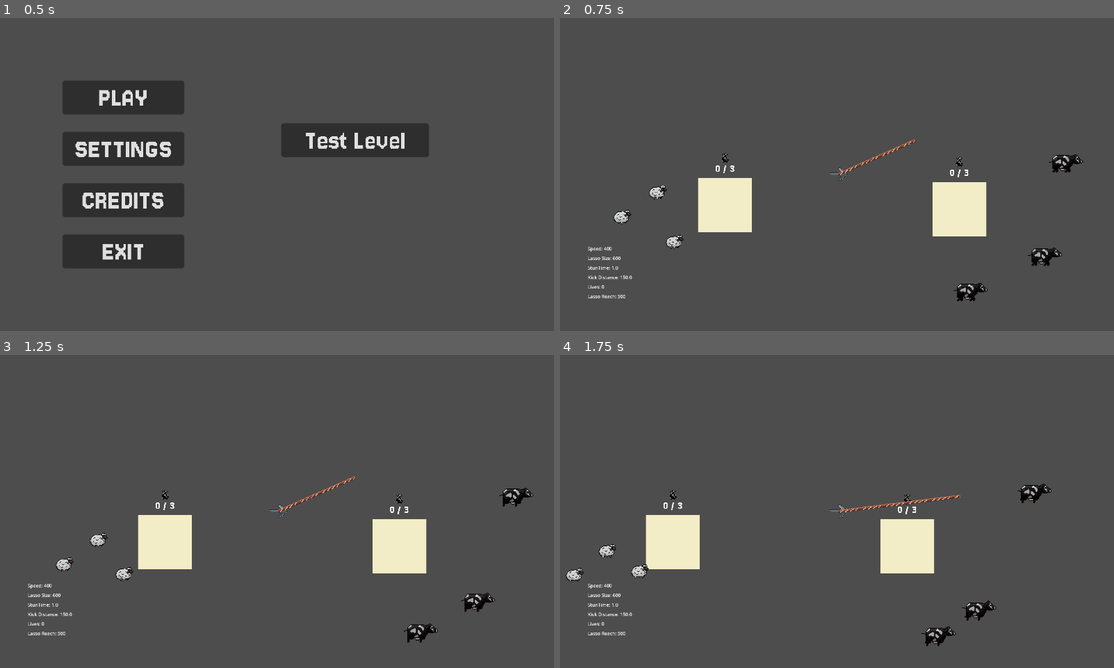
Above: before the commit, frames 1-4 (two rows, left to right).
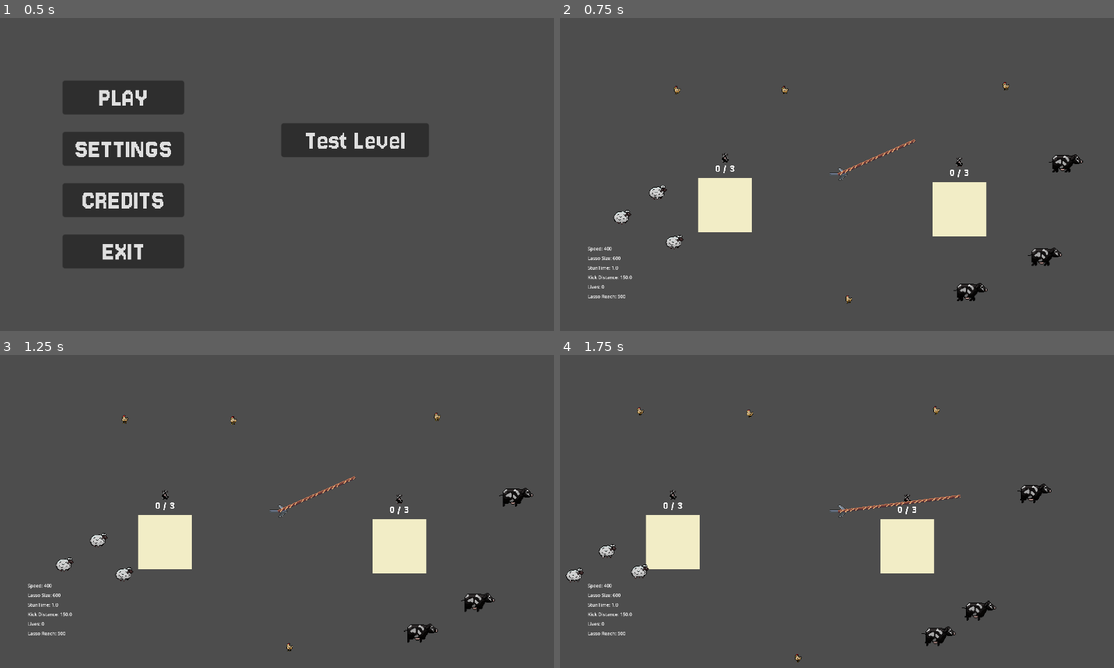
Above: after the commit, the same moments.

Repository: kinghos/GMTK-Game-Jam-2025
Game: Godot game, scene res://scenes/ui/title_screen.tscn
The game is run twice, just before and just after one commit, with the same random seed, the same clock (stepped at 60 frames per second) and the same inputs.
Inputs (mouse positions are in pixels of both pictures, inside the frame that each line leads up to):
- Up to frame 1 (0.5 s): no input
- Up to frame 2 (0.75 s): click "Test Level" at 0.5 s
- Up to frame 3 (1.25 s): no input
- Up to frame 4 (1.75 s): move the mouse to (958, 495) at 1.27 s; hold Right (Right) from 1.28 s (still down); hold Space (Kick) from 1.28 s (still down); click (958, 495) at 1.42 s

Frame 1 is identical in both runs. In frame 2, less than 0.1% of the frame differs, in the area x 20-82%, y 20-92%; in frame 3, less than 0.1%; in frame 4, less than 0.1%, in the area x 13-69%, y 16-99%.

Commit message:
added chicken

Diff:
--- /dev/null
+++ b/scenes/animals/chicken.tscn
@@ -0,0 +1,232 @@
+[gd_scene load_steps=24 format=3 uid="uid://c61xmmh1de58g"]
+
+[ext_resource type="PackedScene" uid="uid://c730r02j0a3ic" path="res://scenes/animals/animal.tscn" id="1_hmq33"]
+[ext_resource type="Texture2D" uid="uid://dkcp8mu4hpkrf" path="res://assets/graphics/sprites/chicken.png" id="2_e2rpr"]
+[ext_resource type="Texture2D" uid="uid://dg5irpu268sb7" path="res://assets/graphics/misc/menu_arrow_hovering.png" id="3_u21h3"]
+
+[sub_resource type="AtlasTexture" id="AtlasTexture_u21h3"]
+atlas = ExtResource("2_e2rpr")
+region = Rect2(16, 0, 16, 32)
+
+[sub_resource type="AtlasTexture" id="AtlasTexture_e2rpr"]
+atlas = ExtResource("2_e2rpr")
+region = Rect2(304, 0, 16, 32)
+
+[sub_resource type="AtlasTexture" id="AtlasTexture_nfg7i"]
+atlas = ExtResource("2_e2rpr")
+region = Rect2(336, 0, 16, 32)
+
+[sub_resource type="AtlasTexture" id="AtlasTexture_nn4nu"]
+atlas = ExtResource("2_e2rpr")
+region = Rect2(368, 0, 16, 32)
+
+[sub_resource type="AtlasTexture" id="AtlasTexture_ufkfd"]
+atlas = ExtResource("2_e2rpr")
+region = Rect2(400, 0, 16, 32)
+
+[sub_resource type="AtlasTexture" id="AtlasTexture_wthsh"]
+atlas = ExtResource("2_e2rpr")
+region = Rect2(48, 0, 16, 32)
+
+[sub_resource type="AtlasTexture" id="AtlasTexture_fdvt3"]
+atlas = ExtResource("2_e2rpr")
+region = Rect2(80, 0, 16, 32)
+
+[sub_resource type="AtlasTexture" id="AtlasTexture_uyh8i"]
+atlas = ExtResource("2_e2rpr")
+region = Rect2(112, 0, 16, 32)
+
+[sub_resource type="AtlasTexture" id="AtlasTexture_ysyug"]
+atlas = ExtResource("2_e2rpr")
+region = Rect2(144, 0, 16, 32)
+
+[sub_resource type="AtlasTexture" id="AtlasTexture_oagdg"]
+atlas = ExtResource("2_e2rpr")
+region = Rect2(176, 0, 16, 32)
+
+[sub_resource type="AtlasTexture" id="AtlasTexture_i6047"]
+atlas = ExtResource("2_e2rpr")
+region = Rect2(208, 0, 16, 32)
+
+[sub_resource type="AtlasTexture" id="AtlasTexture_avbdx"]
+atlas = ExtResource("2_e2rpr")
+region = Rect2(240, 0, 16, 32)
+
+[sub_resource type="AtlasTexture" id="AtlasTexture_eglxy"]
+atlas = ExtResource("2_e2rpr")
+region = Rect2(272, 0, 16, 32)
+
+[sub_resource type="SpriteFrames" id="SpriteFrames_nfg7i"]
+animations = [{
+"frames": [{
+"duration": 1.0,
+"texture": SubResource("AtlasTexture_u21h3")
+}],
+"loop": true,
+"name": &"idle",
+"speed": 5.0
+}, {
+"frames": [{
+"duration": 1.0,
+"texture": SubResource("AtlasTexture_e2rpr")
+}, {
+"duration": 1.0,
+"texture": SubResource("AtlasTexture_nfg7i")
+}, {
+"duration": 1.0,
+"texture": SubResource("AtlasTexture_nn4nu")
+}, {
+"duration": 1.0,
+"texture": SubResource("AtlasTexture_ufkfd")
+}],
+"loop": true,
+"name": &"stun",
+"speed": 9.0
+}, {
+"frames": [{
+"duration": 1.0,
+"texture": SubResource("AtlasTexture_wthsh")
+}, {
+"duration": 1.0,
+"texture": SubResource("AtlasTexture_fdvt3")
+}, {
+"duration": 1.0,
+"texture": SubResource("AtlasTexture_uyh8i")
+}, {
+"duration": 1.0,
+"texture": SubResource("AtlasTexture_ysyug")
+}, {
+"duration": 1.0,
+"texture": SubResource("AtlasTexture_oagdg")
+}, {
+"duration": 1.0,
+"texture": SubResource("AtlasTexture_i6047")
+}, {
+"duration": 1.0,
+"texture": SubResource("AtlasTexture_avbdx")
+}, {
+"duration": 1.0,
+"texture": SubResource("AtlasTexture_eglxy")
+}],
+"loop": true,
+"name": &"walk",
+"speed": 9.0
+}]
+
+[sub_resource type="CircleShape2D" id="CircleShape2D_e2rpr"]
+radius = 8.0
+
+[sub_resource type="CircleShape2D" id="CircleShape2D_u21h3"]
+radius = 23.51
+
+[sub_resource type="Animation" id="Animation_u21h3"]
+resource_name = "RESET"
+tracks/0/type = "value"
+tracks/0/imported = false
+tracks/0/enabled = true
+tracks/0/path = NodePath("AnimatedSprite2D:position")
+tracks/0/interp = 1
+tracks/0/loop_wrap = true
+tracks/0/keys = {
+"times": PackedFloat32Array(0),
+"transitions": PackedFloat32Array(1),
+"update": 0,
+"values": [Vector2(0, 0)]
+}
+tracks/1/type = "value"
+tracks/1/imported = false
+tracks/1/enabled = true
+tracks/1/path = NodePath("AnimatedSprite2D:rotation")
+tracks/1/interp = 1
+tracks/1/loop_wrap = true
+tracks/1/keys = {
+"times": PackedFloat32Array(0),
+"transitions": PackedFloat32Array(1),
+"update": 0,
+"values": [0.0]
+}
+
+[sub_resource type="Animation" id="Animation_wthsh"]
+resource_name = "kick"
+tracks/0/type = "value"
+tracks/0/imported = false
+tracks/0/enabled = true
+tracks/0/path = NodePath("AnimatedSprite2D:position")
+tracks/0/interp = 2
+tracks/0/loop_wrap = false
+tracks/0/keys = {
+"times": PackedFloat32Array(0, 0.25, 0.5),
+"transitions": PackedFloat32Array(1, 2.21914, 2702.37),
+"update": 0,
+"values": [Vector2(0, 0), Vector2(0, -45), Vector2(0, 0)]
+}
+tracks/1/type = "value"
+tracks/1/imported = false
+tracks/1/enabled = true
+tracks/1/path = NodePath("AnimatedSprite2D:rotation")
+tracks/1/interp = 1
+tracks/1/loop_wrap = true
+tracks/1/keys = {
+"times": PackedFloat32Array(0, 0.5),
+"transitions": PackedFloat32Array(1, 1),
+"update": 0,
+"values": [0.0, 6.28319]
+}
+
+[sub_resource type="Animation" id="Animation_fdvt3"]
+resource_name = "stun"
+tracks/0/type = "value"
+tracks/0/imported = false
+tracks/0/enabled = true
+tracks/0/path = NodePath("AnimatedSprite2D:position")
+tracks/0/interp = 2
+tracks/0/loop_wrap = true
+tracks/0/keys = {
+"times": PackedFloat32Array(0, 0.125, 0.25, 0.375),
+"transitions": PackedFloat32Array(1, 1, 1, 1),
+"update": 0,
+"values": [Vector2(0, 0), Vector2(-3, 0), Vector2(3, 0), Vector2(0, 0)]
+}
+tracks/1/type = "value"
+tracks/1/imported = false
+tracks/1/enabled = true
+tracks/1/path = NodePath("AnimatedSprite2D:rotation")
+tracks/1/interp = 2
+tracks/1/loop_wrap = true
+tracks/1/keys = {
+"times": PackedFloat32Array(0, 0.125, 0.25, 0.375),
+"transitions": PackedFloat32Array(1, 1, 1, 1),
+"update": 0,
+"values": [0.0, -0.523599, 0.523599, 0.0]
+}
+
+[sub_resource type="AnimationLibrary" id="AnimationLibrary_fdvt3"]
+_data = {
+&"RESET": SubResource("Animation_u21h3"),
+&"kicked": SubResource("Animation_wthsh"),
+&"stun": SubResource("Animation_fdvt3")
+}
+
+[node name="Chicken" instance=ExtResource("1_hmq33")]
+scale = Vector2(1.5, 1.5)
+
+[node name="AnimatedSprite2D" parent="." index="0"]
+sprite_frames = SubResource("SpriteFrames_nfg7i")
+animation = &"stun"
+autoplay = "walk"
+frame_progress = 0.557186
+
+[node name="CollisionShape2D" parent="." index="1"]
+position = Vector2(0, -1)
+shape = SubResource("CircleShape2D_e2rpr")
+
+[node name="CollisionShape2D" parent="KickRange" index="0"]
+shape = SubResource("CircleShape2D_u21h3")
+
+[node name="AnimationPlayer" parent="." index="3"]
+libraries = {
+&"": SubResource("AnimationLibrary_fdvt3")
+}
+
+[node name="OffscreenPointer" parent="." index="6"]
+texture = ExtResource("3_u21h3")
--- a/scenes/levels/base_level.tscn
+++ b/scenes/levels/base_level.tscn
@@ -4,8 +4,8 @@
 [ext_resource type="Texture2D" uid="uid://d2brulbka1pa" path="res://assets/graphics/sprites/tileset.png" id="2_3rriw"]
 [ext_resource type="PackedScene" uid="uid://byg6xjjjpdp1o" path="res://scenes/ui/game_ui.tscn" id="3_fal5o"]
 [ext_resource type="PackedScene" uid="uid://bf3xuac4xxpsw" path="res://scenes/camera_bound.tscn" id="3_h4ce7"]
-[ext_resource type="PackedScene" path="res://scenes/ui/pause_menu.tscn" id="4_b0lsh"]
-[ext_resource type="PackedScene" uid="uid://t3b5gcmdq0w2" path="res://scenes/Player.tscn" id="5_3rj88"]
+[ext_resource type="PackedScene" uid="uid://c2d3oaak7o717" path="res://scenes/ui/pause_menu.tscn" id="4_b0lsh"]
+[ext_resource type="PackedScene" uid="uid://t3b5gcmdq0w2" path="res://scenes/player.tscn" id="5_3rj88"]
 [ext_resource type="PackedScene" uid="uid://k3vx7abiijuu" path="res://scenes/lasso.tscn" id="6_klwti"]
 
 [sub_resource type="TileSetAtlasSource" id="TileSetAtlasSource_h4ce7"]
@@ -119,4 +119,6 @@
 
 [node name="Sheep" type="Node" parent="Animals"]
 
-[node name="Cow" type="Node" parent="Animals"]
+[node name="Cows" type="Node" parent="Animals"]
+
+[node name="Chickens" type="Node" parent="Animals"]
--- a/scenes/levels/level_1.tscn
+++ b/scenes/levels/level_1.tscn
@@ -30,7 +30,6 @@
 [node name="Pen" parent="Pens" index="0" instance=ExtResource("2_nsrm0")]
 position = Vector2(988, 545)
 max_animals = 6
-animal_type = ""
 
 [node name="Button" type="Button" parent="." index="7"]
 offset_left = 378.0
--- a/scenes/levels/test_level.tscn
+++ b/scenes/levels/test_level.tscn
@@ -1,9 +1,10 @@
-[gd_scene load_steps=5 format=3 uid="uid://c8i5q6kc37s2"]
+[gd_scene load_steps=6 format=3 uid="uid://c8i5q6kc37s2"]
 
 [ext_resource type="PackedScene" uid="uid://dow5jdyygni3s" path="res://scenes/levels/base_level.tscn" id="1_jbqir"]
 [ext_resource type="PackedScene" uid="uid://di53xit540gqa" path="res://scenes/pen.tscn" id="2_fr1um"]
 [ext_resource type="PackedScene" uid="uid://cqbyf3duimude" path="res://scenes/animals/sheep.tscn" id="2_yautc"]
-[ext_resource type="PackedScene" uid="uid://cwj0jrdu6p7ug" path="res://scenes/animals/cow.tscn" id="4_v45ci"]
+[ext_resource type="PackedScene" uid="uid://bfmmdybm5lt0r" path="res://scenes/animals/cow.tscn" id="4_v45ci"]
+[ext_resource type="PackedScene" uid="uid://c61xmmh1de58g" path="res://scenes/animals/chicken.tscn" id="5_48ne7"]
 
 [node name="Level2" instance=ExtResource("1_jbqir")]
 
@@ -41,11 +42,23 @@
 [node name="Sheep3" parent="Animals/Sheep" index="2" instance=ExtResource("2_yautc")]
 position = Vector2(121, 574)
 
-[node name="Cow" parent="Animals/Cow" index="0" instance=ExtResource("4_v45ci")]
+[node name="Cow" parent="Animals/Cows" index="0" instance=ExtResource("4_v45ci")]
 position = Vector2(1644, 398)
 
-[node name="Cow2" parent="Animals/Cow" index="1" instance=ExtResource("4_v45ci")]
+[node name="Cow2" parent="Animals/Cows" index="1" instance=ExtResource("4_v45ci")]
 position = Vector2(1315, 833)
 
-[node name="Cow3" parent="Animals/Cow" index="2" instance=ExtResource("4_v45ci")]
+[node name="Cow3" parent="Animals/Cows" index="2" instance=ExtResource("4_v45ci")]
 position = Vector2(1591, 706)
+
+[node name="Chicken" parent="Animals/Chickens" index="0" instance=ExtResource("5_48ne7")]
+position = Vector2(675, 145)
+
+[node name="Chicken2" parent="Animals/Chickens" index="1" instance=ExtResource("5_48ne7")]
+position = Vector2(304, 146)
+
+[node name="Chicken3" parent="Animals/Chickens" index="2" instance=ExtResource("5_48ne7")]
+position = Vector2(904, 847)
+
+[node name="Chicken4" parent="Animals/Chickens" index="3" instance=ExtResource("5_48ne7")]
+position = Vector2(1458, 131)
Binary file added: assets/graphics/sprites/chicken.png
Not shown, added: assets/graphics/sprites/chicken.png.import
Not shown: 1 places in scenes/animals/cow.tscn that only renumber resources
